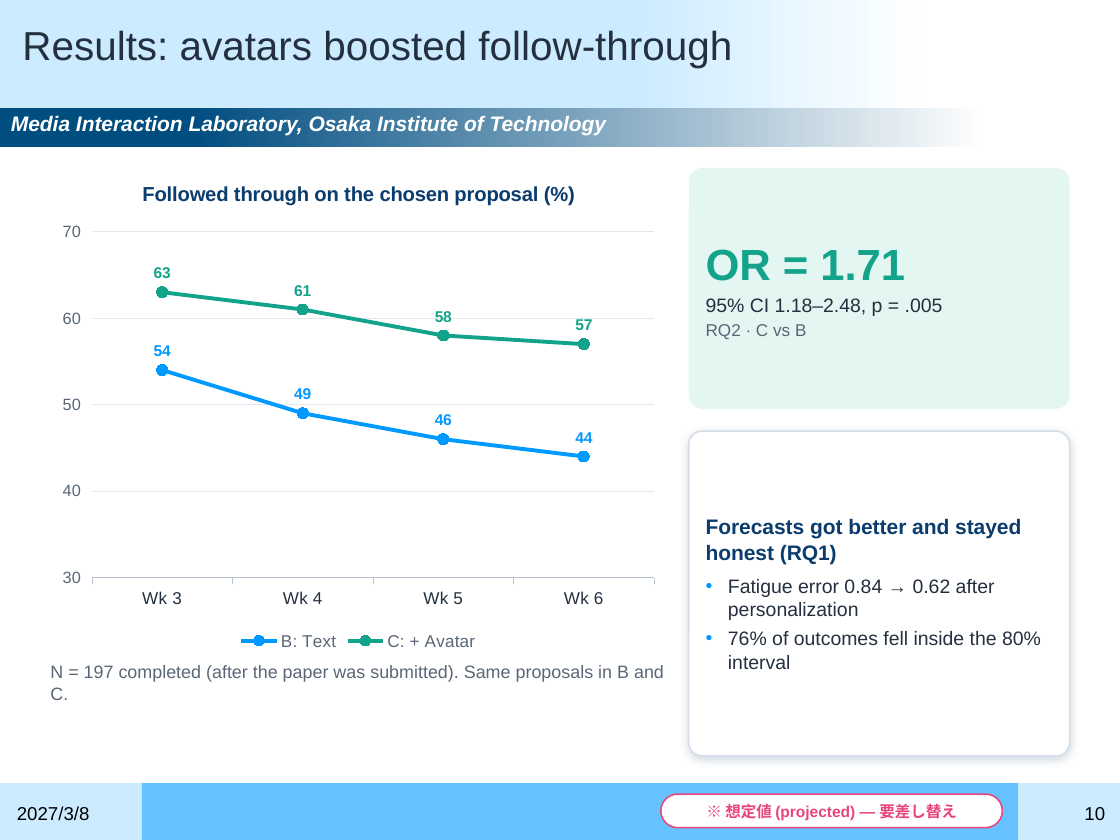
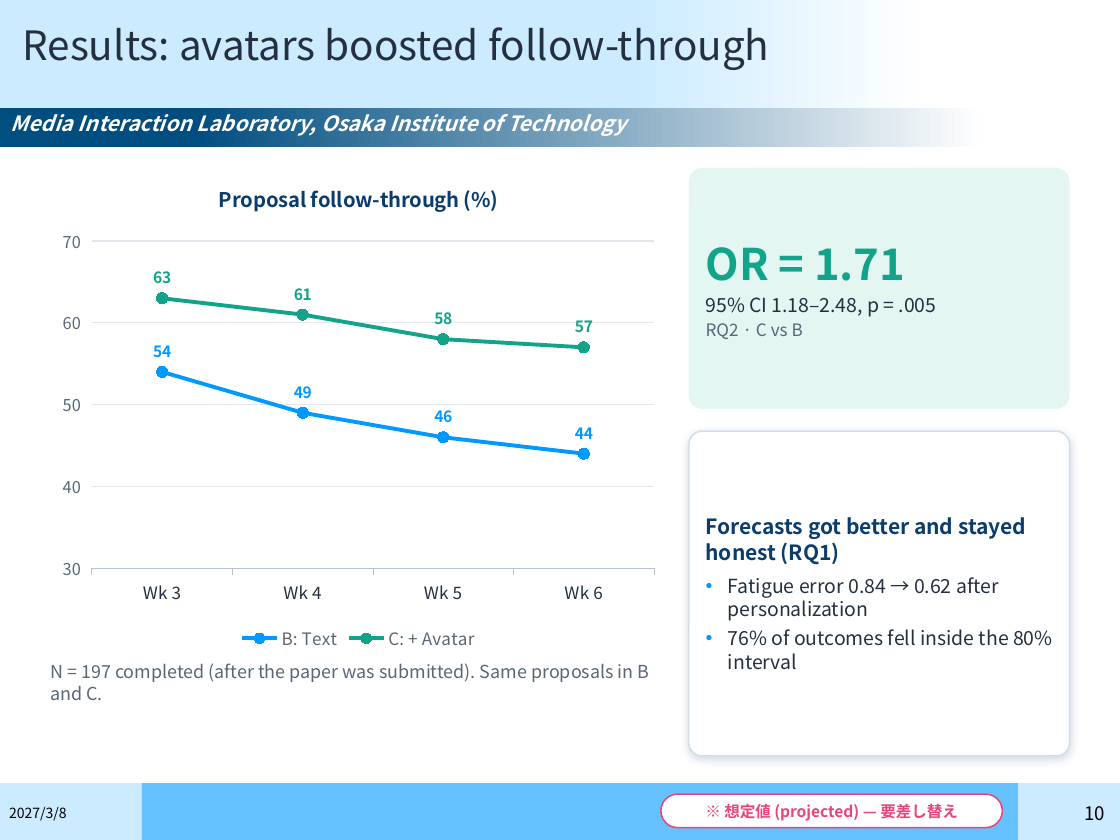
Before and after one commit to gen3121/semonster, a slide deck: slide 10 of research-materials/slides/08_発表②_202703_CHIIR2027_英語発表.pptx. Drawn at 1120x840 pixels with LibreOffice and Linux fonts; fonts in the diff are those of the drawing; background and template pictures are left out. Boxes give left, top, right and bottom in pixels: in the first picture for what was removed or moved away, otherwise in the second. Text is boxed around its words. In the diff, an @@ line names an element or a change of style, - is before the commit and + after.

```diff
--- a/research-materials/slides/08_発表②_202703_CHIIR2027_英語発表.pptx
+++ b/research-materials/slides/08_発表②_202703_CHIIR2027_英語発表.pptx
@@ font Arial to Noto Sans CJK JP in 7 elements at (x1=22, y1=27, x2=769, y2=70), (x1=1085, y1=806, x2=1106, y2=821), (x1=50, y1=663, x2=650, y2=700), (x1=706, y1=247, x2=937, y2=339), (x1=706, y1=517, x2=1052, y2=670), (x1=661, y1=794, x2=1002, y2=828), (x1=11, y1=114, x2=626, y2=136) @@
@@ line chart at (x1=50, y1=162, x2=666, y2=655) @@
@@ title "Followed through on the chosen proposal (%)" to "Proposal follow-through (%)" @@
@@ data labels of B: Text changed @@
@@ data labels of C: + Avatar changed @@
@@ legend changed @@
@@ category axis changed @@
@@ value axis changed @@
@@ lettering changed @@
@@ text "2027/3/8" at (x1=9, y1=807, x2=67, y2=821): size 12 to 9 pt, font Arial to Noto Sans CJK JP @@
```
Also in this commit, not shown: 13 other slides changed, 33 other files.
